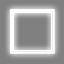
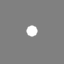
Two versions of the same layered image (64×64). Layer-by-layer changes:
added layer "Layer 4" above "Layer 3" over <box>26,25,38,37</box>
hid "Layer 1" over <box>10,9,55,54</box>
